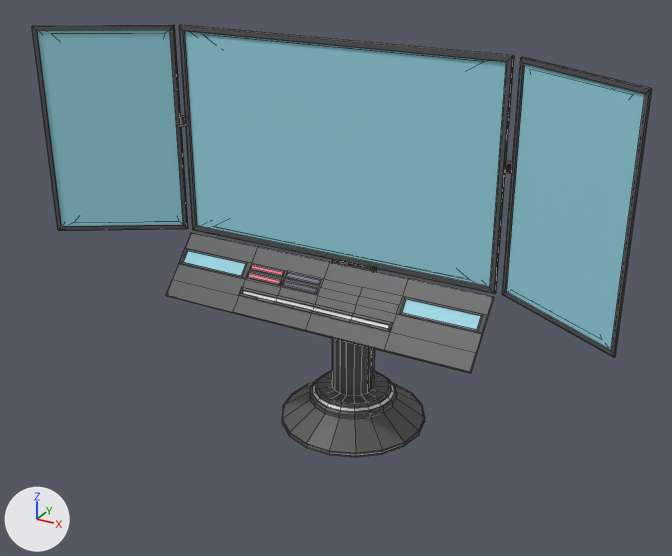
The FBX model Assets/Models/computer.fbx as it was, and as the next commit left it.
Camera for both pictures: a 50 mm lens placed at (2.12, -4.06, 1.8), pointed at (-0.05, -0.11, -0.18). The axes (+X, +Y, +Z) are drawn at lower left. The lights are the same throughout. Mesh edges are drawn as thin lines. Vertices at the same position are counted once.

Before the edit, the objects in view are built like this:
```python
me_circle = bpy.data.meshes.new('Circle')
me_circle.from_pydata(...)  # 892 vertices, 863 faces; spans x -1.51..1.51, y -0.61..0.4, z -1.07..1.08
# faces by material slot: [807, 56]
me_circle.materials.append(mat_base)  # picture img_colorscombined_png
me_circle.materials.append(mat_power)  # white #e7e7e7
ob_circle = bpy.data.objects.new('Circle', me_circle)
ob_circle.location = (0.0, 0.0, 0.0)
```
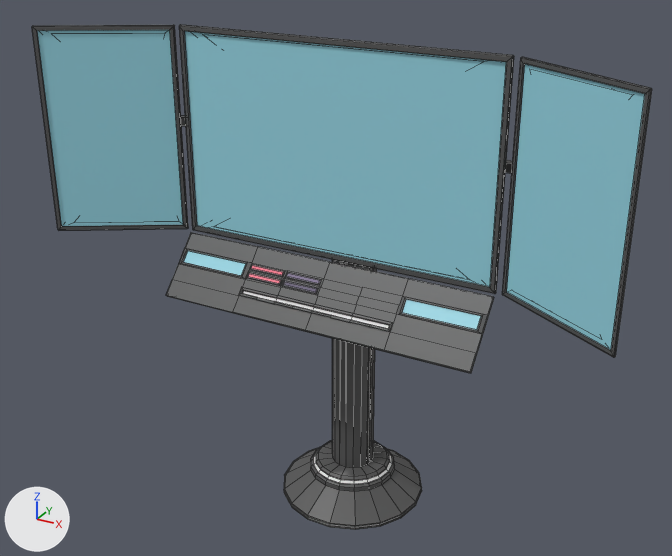
Where the newer file only moved an object's origin or applied its transform, the numbers keep the older frame.

Edits to the scene script, one JSON object a line:
```json
{"block": "me_circle", "where": "me_circle.from_pydata(...)  # 892 vertices, 863 faces; spans x -1.51..1.51, y -0.61..0.4, z -1.07..1.08"}
{"block": "me_circle", "where": "# used by ob_circle; location = (0.0, 0.0, 0.0)"}
{"block": "me_circle", "change": "me_circle part 1: all 264 vertices in x -0.41..0.41, y -0.4..0.4, z -1.07..-0.85 are moved by (0.0, 0.0, -0.48)"}
```

Pixel boxes (x1, y1, x2, y2) of what changed, in the pictures (672 x 556 px; the box of a moved part takes in the faces that stretch with it):
```json
{"object": "Circle", "change": "reshaped", "before": [32, 25, 652, 457], "after": [32, 25, 652, 530], "on screen": "17% taller"}
{"part": 1, "of": "me_circle", "change": "moved or reshaped", "before": [282, 260, 425, 457], "after": [284, 260, 422, 530]}
```
